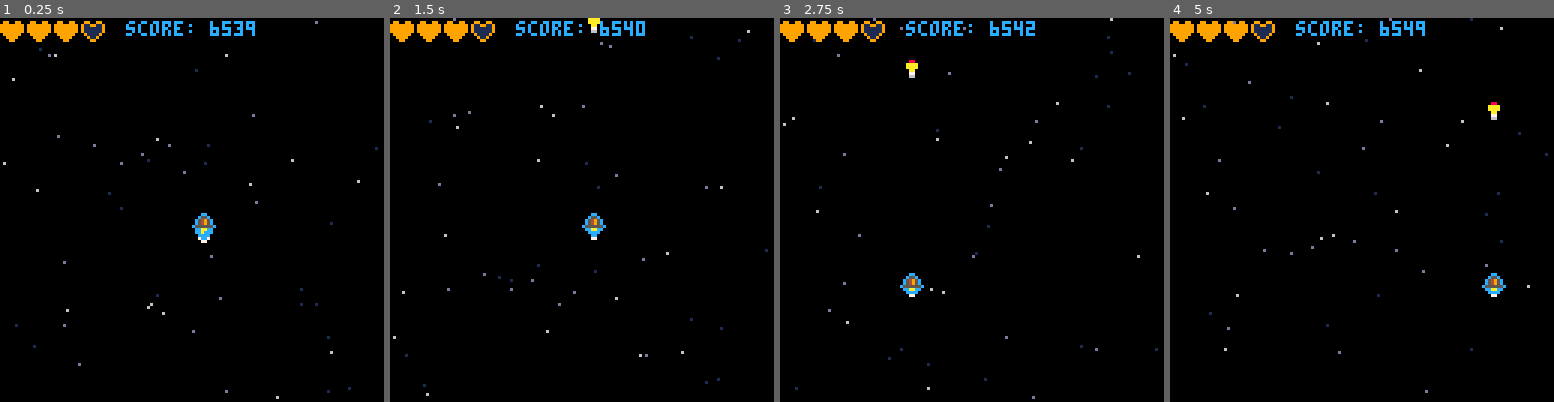
Above: before the commit, frames 1-4 (left to right).
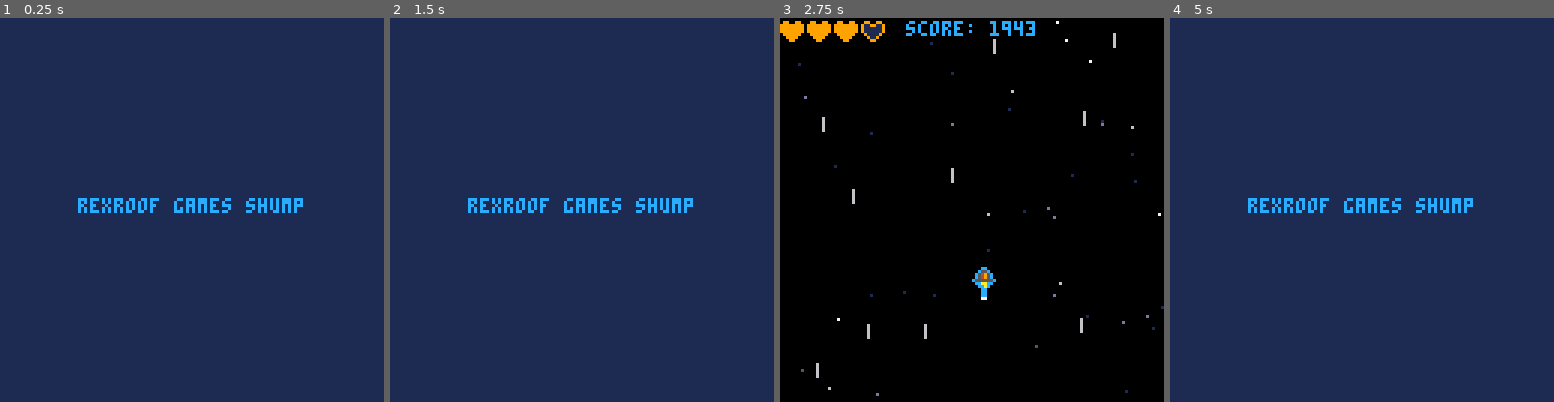
Above: after the commit, the same moments.

Repository: rexroof/carts
Game: PICO-8 cartridge shump.p8
The game is run twice, just before and just after one commit, with the same random seed, the same clock (stepped at 60 frames per second) and the same inputs.
Inputs:
- Up to frame 1 (0.25 s): no input
- Up to frame 2 (1.5 s): tap O (Z key) at 0.33, 0.7, 1.43 s; tap X (X key) at 1.07 s
- Up to frame 3 (2.75 s): hold Left 1.97-2.37 s; tap X (X key) at 2.07, 2.4, 2.73 s; tap O (Z key) at 2.22 s; hold Down from 2.42 s (still down)
- Up to frame 4 (5 s): release Down at 2.82 s; hold Right 2.87-3.53 s; tap X (X key) every 0.33 s from 3.07 to 4.73 s; tap O (Z key) at 3.1, 3.98, 4.87 s; hold Up 3.58-4.08 s; hold Right 4.13-4.53 s; hold Down from 4.58 s (still down)

The runs differ from the first frame. In frame 1, 100% of the frame differs, in the area x 0-100%, y 0-100%; in frame 2, 100%; in frame 3, 1.5%; in frame 4, 100%.

Commit message:
restructuring, adding start/gameover

Diff:
--- a/shump.p8
+++ b/shump.p8
@@ -3,7 +3,33 @@
 __lua__
 function _init()
  cls(0)
-
+ framecount=0
+ mode="start"
+end
+
+function _draw()
+  if (mode == "game") draw_game()
+  if (mode == "start") draw_start()
+  if (mode == "over") draw_over()
+end -- _draw
+
+function _update()
+  if (mode == "game") update_game()
+  if (mode == "start") update_start()
+  if (mode == "over") update_over()
+end  -- end _update
+-->8
+function starfield()
+ field={}
+ for i=1,50 do
+      -- x, y, speed
+   add(field, { flr(rnd(128)), flr(rnd(128)), rnd(2)+0.2 } )
+ end
+ return field
+end
+
+function startgame()
+ mode="game"
  heart={ pix=14,x=1,y=1,show=0 }
  emptyheart={ pix=13,x=10,y=1,show=0 }
  ship={ pix=2,x=64,y=64,show=1,sx=0,sy=0 }
@@ -14,43 +40,37 @@
  stars=starfield()
  lifes=3
  maxlifes=4
- framecount=0
-end
-
-function _draw()
- cls(0)
- framecount += 1
-
- for s in all (stars) do
-   local color=6
-
-   if (s[3] < 1.5) color=13
-   if (s[3] < 1) color=1
-
-   -- pset(s[1],s[2], flr(rnd(3)+5) )
-   pset(s[1],s[2],color)
- end
-
- if(bullet.show == 1) spr(bullet.pix,bullet.x,bullet.y)
- if(ship.show == 1) spr(ship.pix,ship.x,ship.y)
- if(heart.show == 1) spr(heart.pix,heart.x,heart.y)
- if(emptyheart.show == 1) spr(emptyheart.pix,emptyheart.x,emptyheart.y)
- spr(flamespr,ship.x,ship.y+6)
- if(muzzle>0) circfill(ship.x+3,ship.y, muzzle, 7)
-
- local scorestring=("score: "..score)
- print(scorestring,64-#scorestring*2,1,12)
-
- for i=1,maxlifes do
-   if (lifes>=i) then
-     spr(heart.pix,i*9-9,1)
-   else
-     spr(emptyheart.pix,i*9-9,1)
+end
+
+function animatestars(stars)
+   for s in all (stars) do
+     s[2]+=s[3]
+     if (s[2]>127) s[2]-=127
    end
- end
-end
-
-function _update()
+   return stars
+end
+
+function random_starstream()
+ x=10
+ y=10
+ for i=1,100 do
+   x+=rnd(10)
+   y+=rnd(10)
+   -- set one pixel
+   pset(x,y,7)
+ end
+end
+
+function update_start()
+ if (btnp(4) or btnp(5)) startgame()
+end
+
+function update_over()
+ if (btnp(4) or btnp(5)) mode="start"
+end
+
+--8
+function update_game()
  -- ship.x=ship.x + rnd(6) - 3
  -- ship.y=ship.y + rnd(6) - 3
  if(ship.x > 125) ship.x=120
@@ -90,6 +110,10 @@
    ship.sy=2
  end
 
+ if btnp(4) then
+   mode="over"
+ end
+
  if btnp(5) then
    bullet.show=1
    bullet.x=ship.x
@@ -113,44 +137,63 @@
    stars=animatestars(stars)
  end
 
-end  -- end _update
+end -- update_game
+
 -->8
-function starfield()
- field={}
- for i=1,50 do
-      -- x, y, speed
-   add(field, { flr(rnd(128)), flr(rnd(128)), rnd(2)+0.2 } )
- end
- return field
-end
-
-function animatestars(stars)
-   for s in all (stars) do
-     s[2]+=s[3]
-     if (s[2]>127) s[2]-=127
+function draw_game()
+ cls(0)
+ framecount += 1
+
+ for s in all (stars) do
+   -- default color is light grey
+   local color=6
+
+   -- somewhat slow stars are grey
+   if (s[3] < 1.5) color=13
+   -- slowest stars are dark blue
+   if (s[3] < 1) color=1
+
+   -- super fast stars are a streak
+   if (s[3] > 1.9) then
+    line(s[1],s[2],s[1],s[2]-4,color)
+   -- fast-ish stars flicker
+   elseif (s[3] > 1.5) then
+    pset(s[1],s[2],rnd(3)+5)
+   else
+    pset(s[1],s[2],color)
    end
-   return stars
-end
-
-function random_starstream()
- x=10
- y=10
- for i=1,100 do
-   x+=rnd(10)
-   y+=rnd(10)
-   -- set one pixel
-   pset(x,y,7)
- end
-end
-
--->8
-function rexroof()
- print("rexroof")
-end
-
--->8
-function lazydevs()
- print("lazydevs")
+   -- pset(s[1],s[2], flr(rnd(3)+5) )
+ end
+
+ if(bullet.show == 1) spr(bullet.pix,bullet.x,bullet.y)
+ if(ship.show == 1) spr(ship.pix,ship.x,ship.y)
+ if(heart.show == 1) spr(heart.pix,heart.x,heart.y)
+ if(emptyheart.show == 1) spr(emptyheart.pix,emptyheart.x,emptyheart.y)
+ spr(flamespr,ship.x,ship.y+6)
+ if(muzzle>0) circfill(ship.x+3,ship.y, muzzle, 7)
+
+ local scorestring=("score: "..score)
+ print(scorestring,64-#scorestring*2,1,12)
+
+ for i=1,maxlifes do
+   if (lifes>=i) then
+     spr(heart.pix,i*9-9,1)
+   else
+     spr(emptyheart.pix,i*9-9,1)
+   end
+ end
+end -- draw_game
+
+function draw_start()
+ cls(1)
+ local startstring="rexroof games shump"
+ print(startstring,64-#startstring*2,60,12)
+end
+
+function draw_over()
+ cls(1)
+ local overstring="game over"
+ print(overstring,64-#overstring*2,60,8)
 end
 
 __gfx__
